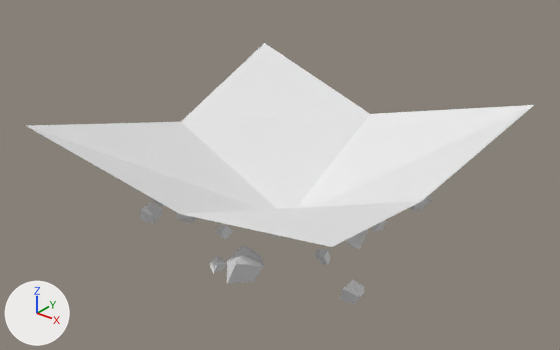
The Blender file Assets/Objects/Characters/Earth Mage/earth_mage_aura.blend as it was, and as the next commit left it.
Before and after are seen from a camera (50 mm lens) standing at (11.76, -15.05, 11.73) and looking at (-0.24, -0.05, 2.43). Every picture has the same lights, and +X, +Y and +Z are marked at lower left.

Before the edit, the objects in view are built like this:
```python
me_cube_016 = bpy.data.meshes.new('Cube.016')
me_cube_016.from_pydata(...)  # 108 vertices, 90 faces; spans x -14.7..27.7, y -24.3..21.1, z -24.6..6.0
me_cube_016.materials.append(mat_earth_mage_psd)  # its picture is missing
me_cube_018 = bpy.data.meshes.new('Cube.018')
me_cube_018.from_pydata(...)  # 144 vertices, 120 faces; spans x -9.6..32.1, y -26.3..18.9, z -28.8..1.5
me_cube_018.materials.append(mat_earth_mage_psd)  # its picture is missing
me_plane = bpy.data.meshes.new('Plane')
me_plane.from_pydata(...)  # 9 vertices, 4 faces; spans x -1.17..1.17, y -1.17..1.17, z 0.0..0.97
me_plane.materials.append(mat_material)  # its picture is missing
# before: 0 (-1.17, -1.17, 0.97) at pixel (25, 125), 1 (1.17, -1.17, 0.97) at pixel (331, 247), 2 (-1.17, 1.17, 0.97) at pixel (264, 42), 3 (1.17, 1.17, 0.97) at pixel (534, 104)
ob_inner = bpy.data.objects.new('inner', me_cube_016)
ob_inner.location = (0.0, 0.0, -0.27)
ob_inner.rotation_euler = (-2.803, -0.573, -2.094)  # degrees (-161, -33, -120)
ob_inner.scale = (0.171, 0.171, 0.171)
ob_outter = bpy.data.objects.new('outter', me_cube_018)
ob_outter.location = (0.0, 0.0, -0.59)
ob_outter.rotation_euler = (-2.803, -0.573, -1.161)  # degrees (-161, -33, -67)
ob_outter.scale = (0.119, 0.119, 0.119)
ob_plane = bpy.data.objects.new('Plane', me_plane)
ob_plane.location = (0.0, 0.0, 1.13)
ob_plane.scale = (4.09, 4.09, 3.19)
```
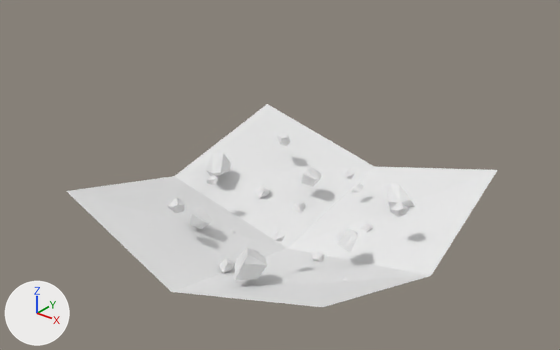
Pixel boxes [x1, y1, x2, y2] of what changed, in the pictures (560 x 350 px):
'Plane', reshaped, moved, rescaled (15% narrower)
    before: [27, 43, 534, 247]
    after: [67, 104, 497, 307]
'inner', rescaled
    before: [141, 195, 432, 304]
    after: [168, 134, 414, 281]
'outter', rescaled (13% narrower, 9% shorter)
    before: [176, 156, 387, 273]
    after: [190, 167, 374, 273]

Edits to the bpy script that builds the scene:
```text
Change me_plane:
    where me_plane.from_pydata(...)  # 9 vertices, 4 faces; spans x -1.17..1.17, y -1.17..1.17, z 0.0..0.97
    used by ob_plane; location = (0.0, 0.0, 1.13); scale = (4.09, 4.09, 3.19)
    me_plane part 1
    add for i in [*range(0, 4)]: me_plane.vertices[i].co += Vector((0.0, 0.0, -0.2))
    me_plane.vertices[4].co: (-1.0, 0.0, 0.59) -> (-1.25, 0.0, 0.33)  # pixel (180, 121) -> pixel (174, 176)
    me_plane.vertices[5].co: (1.0, 0.0, 0.59) -> (1.25, 0.0, 0.33)  # pixel (421, 201) -> pixel (431, 275)
    me_plane.vertices[6].co: (0.0, -1.0, 0.59) -> (0.0, -1.25, 0.33)  # pixel (179, 213) -> pixel (171, 291)
    me_plane.vertices[7].co: (0.0, 1.0, 0.59) -> (0.0, 1.25, 0.33)  # pixel (370, 113) -> pixel (374, 166)
Change ob_plane:
    ob_plane.location: (0.0, 0.0, 1.13) -> (0.0, 0.0, 0.15)
    ob_plane.scale: (4.09, 4.09, 3.19) -> (3.61, 3.61, 2.82)
Change ob_inner:
    ob_inner.scale: (0.171, 0.171, 0.171) -> (0.151, 0.151, 0.151)
Change ob_outter:
    ob_outter.scale: (0.119, 0.119, 0.119) -> (0.106, 0.106, 0.106)
```
